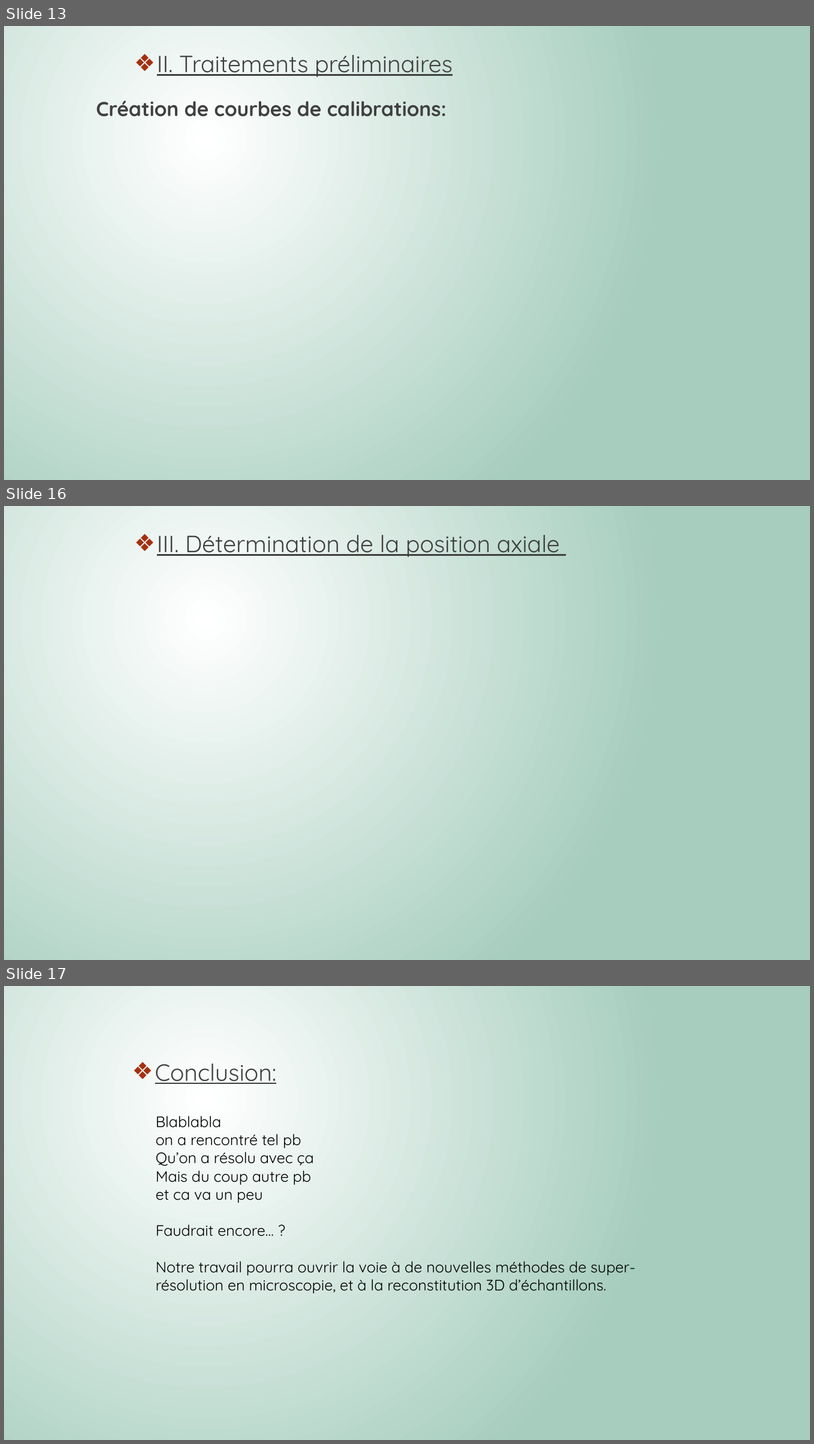
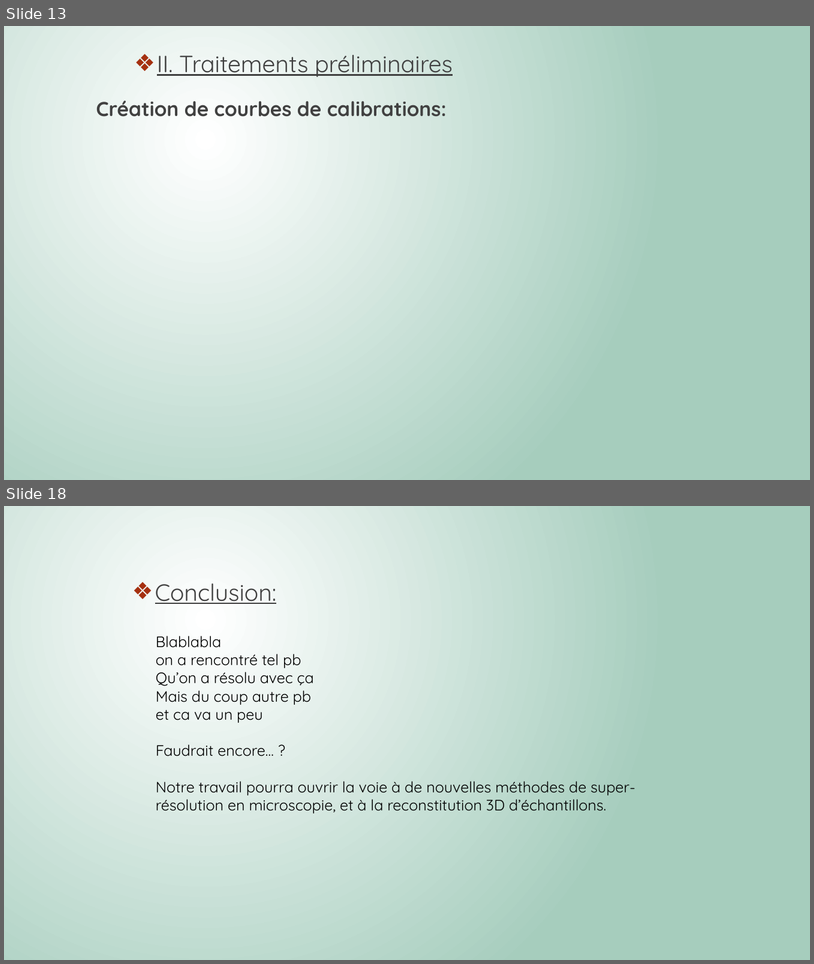
Before and after one commit to Killian-Herveau/PIMS, a slide deck: Pres_Avril/PresentationPIMSAvril-Briséis.pptx. Shown one above the other, each under a label of ours: slides 13, 16 and 17 before the commit, slides 13 and 18 after it; the slides between them are not shown. The pictures are 814x1444 and 814x964 pixels, drawn with LibreOffice and Linux fonts; fonts in the diff are those of the drawing. Boxes give left, top, right and bottom in pixels: in the first picture for what was removed or moved away, otherwise in the second. Text is boxed around its words. In the diff, an @@ line names an element or a change of style, - is before the commit and + after.

```diff
--- a/Pres_Avril/PresentationPIMSAvril-Briséis.pptx
+++ b/Pres_Avril/PresentationPIMSAvril-Briséis.pptx
@@ slide 16 removed at [4, 506, 810, 960], background gradient #FFFFFF to #A6CDBD @@
@@ text removed at [157, 535, 560, 557] @@
-❖ III. Détermination de la position axiale
@@ what was slide 17 is now slide 18 @@
```
Also in this commit, not shown: 2 slides changed, 2 slides added, 8 other files.
